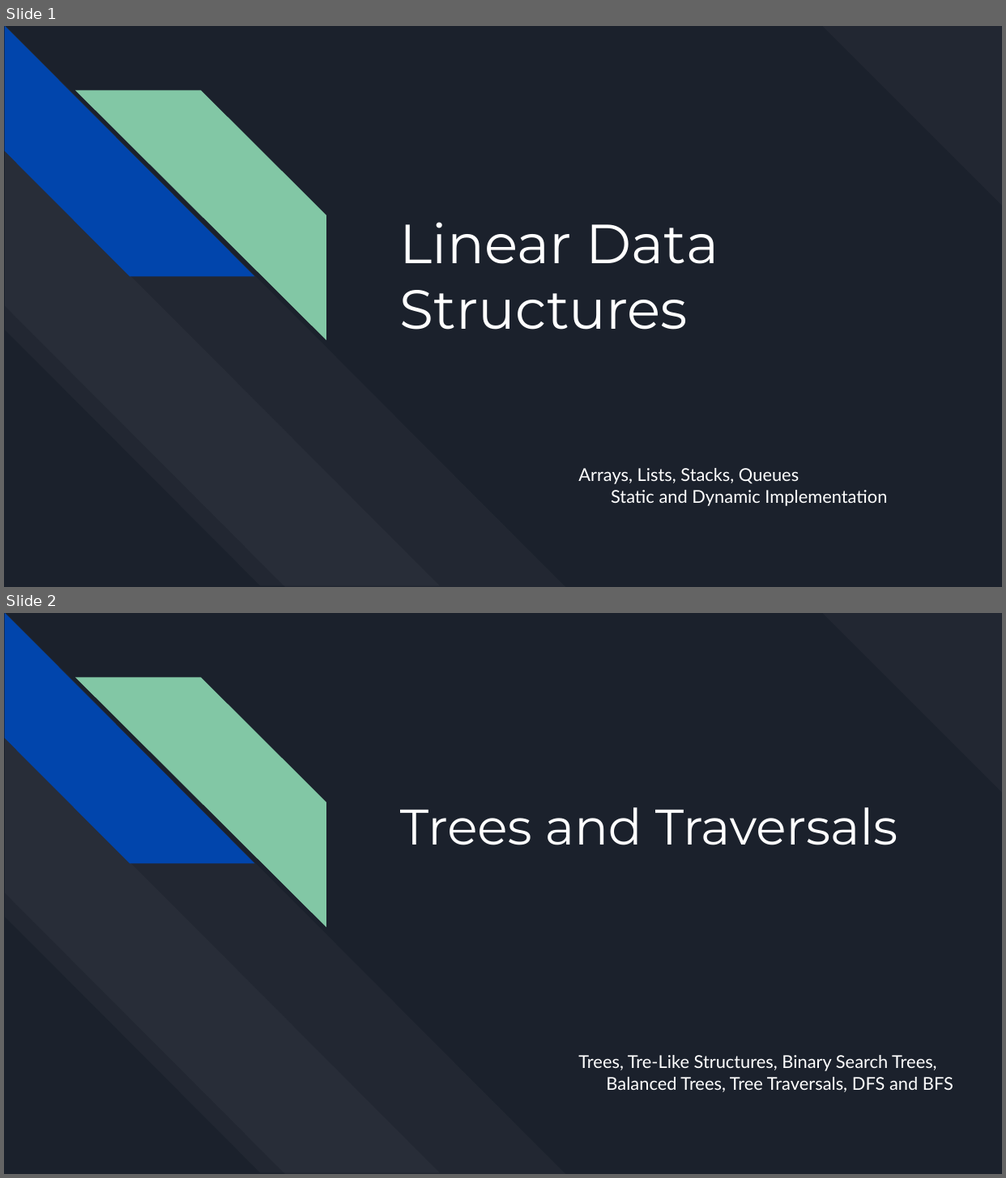
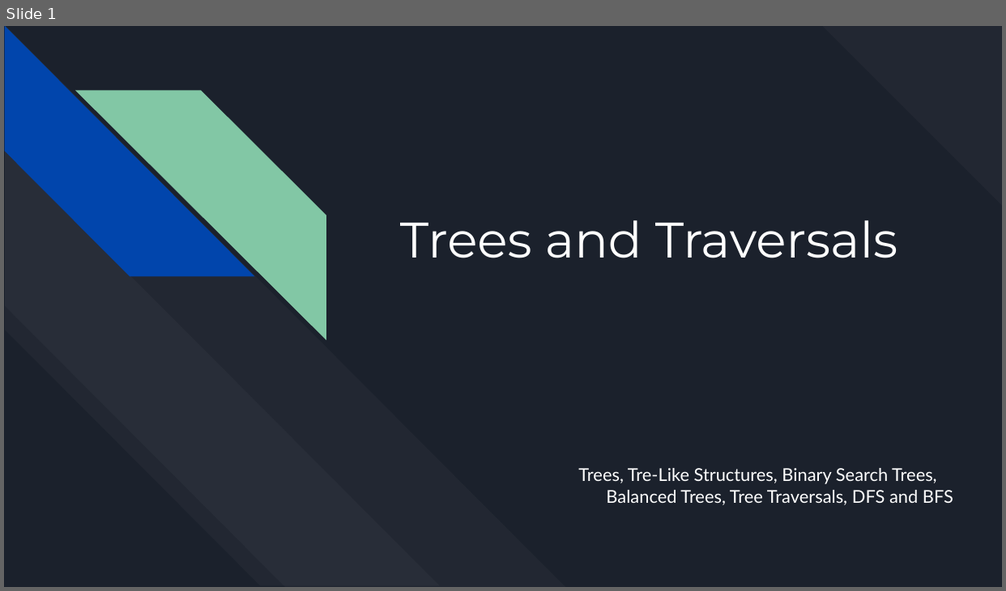
Before and after one commit to bulhard/DSA2022, a slide deck: _Presentations/04 Trees and Traversals.pptx. Shown one above the other, each under a label of ours: slides 1 and 2 before the commit, slide 1 after it. The pictures are 1006x1178 and 1006x591 pixels, drawn with LibreOffice and Linux fonts; fonts in the diff are those of the drawing. Boxes give left, top, right and bottom in pixels: in the first picture for what was removed or moved away, otherwise in the second. Text is boxed around its words. In the diff, an @@ line names an element or a change of style, - is before the commit and + after.

```diff
--- a/_Presentations/04 Trees and Traversals.pptx
+++ b/_Presentations/04 Trees and Traversals.pptx
@@ slide 1 removed at [4,26,1002,587], background #1B212C; not listed: 5 template elements that a slide beside it also shows @@
@@ title removed at [400,222,719,330] @@
-Linear Data Structures
@@ subtitle removed at [578,468,887,506] @@
-Arrays, Lists, Stacks, Queues
-Static and Dynamic Implementation
@@ what was slide 2 is now slide 1 @@
```
Also in this commit, not shown: 3 slides changed, 5 other files.
